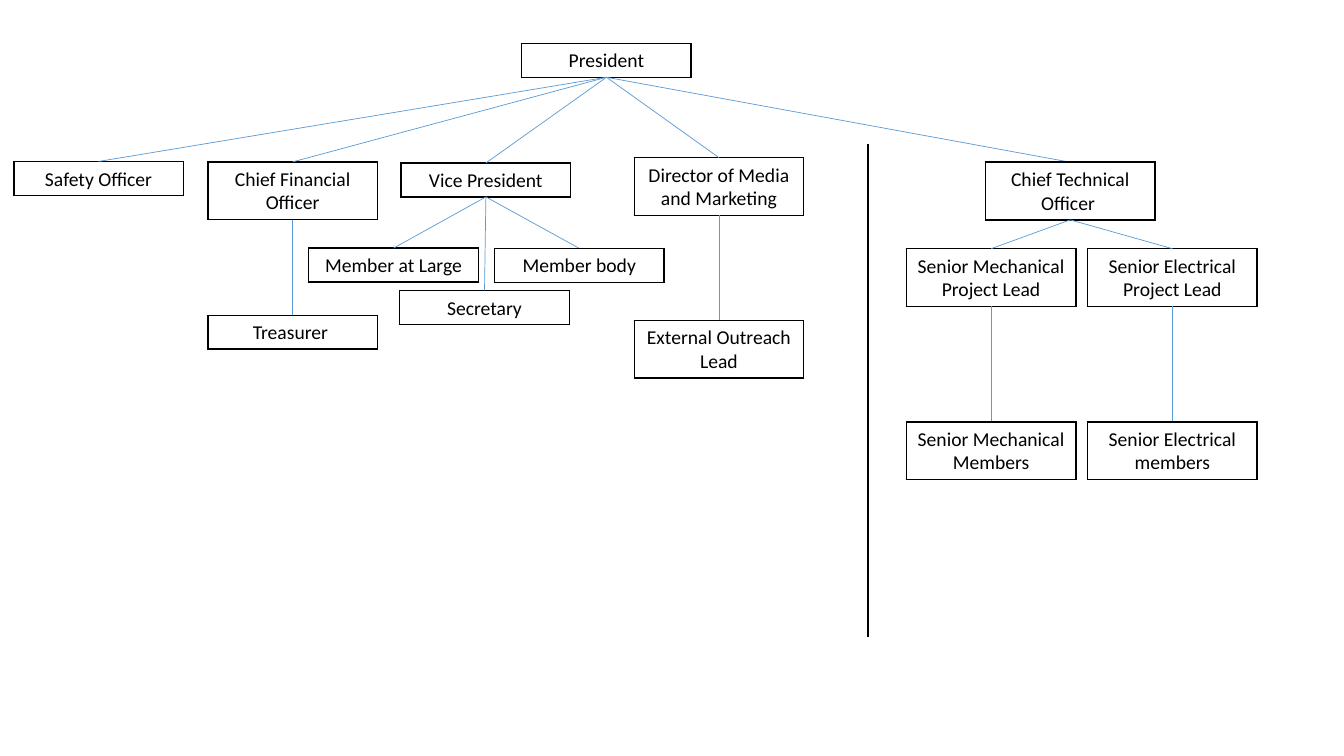
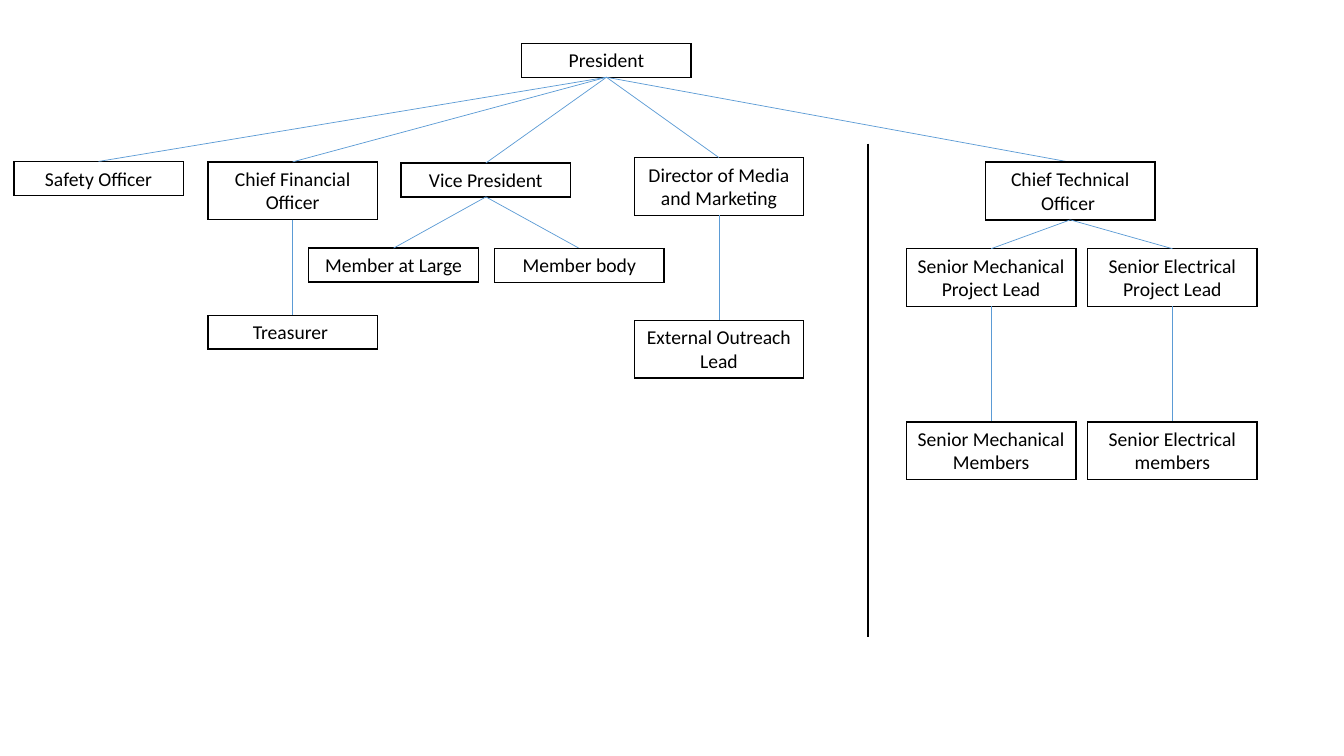
Before and after one commit to Maeswoon/UNHSEDS, a slide deck: slide 1 of Business/Official Documents/UNH SEDS/Organizational Officers Chart.pptx. Drawn at 1344x756 pixels with LibreOffice and Linux fonts; fonts in the diff are those of the drawing. Boxes give left, top, right and bottom in pixels: in the first picture for what was removed or moved away, otherwise in the second. Text is boxed around its words. In the diff, an @@ line names an element or a change of style, - is before the commit and + after.

```diff
--- a/Business/Official Documents/UNH SEDS/Organizational Officers Chart.pptx
+++ b/Business/Official Documents/UNH SEDS/Organizational Officers Chart.pptx
@@ line removed from (486, 197) to (485, 290) @@
@@ rectangle removed at bbox=[400, 290, 570, 325] @@
-Secretary
```
Also in this commit, not shown: 4 other files.
